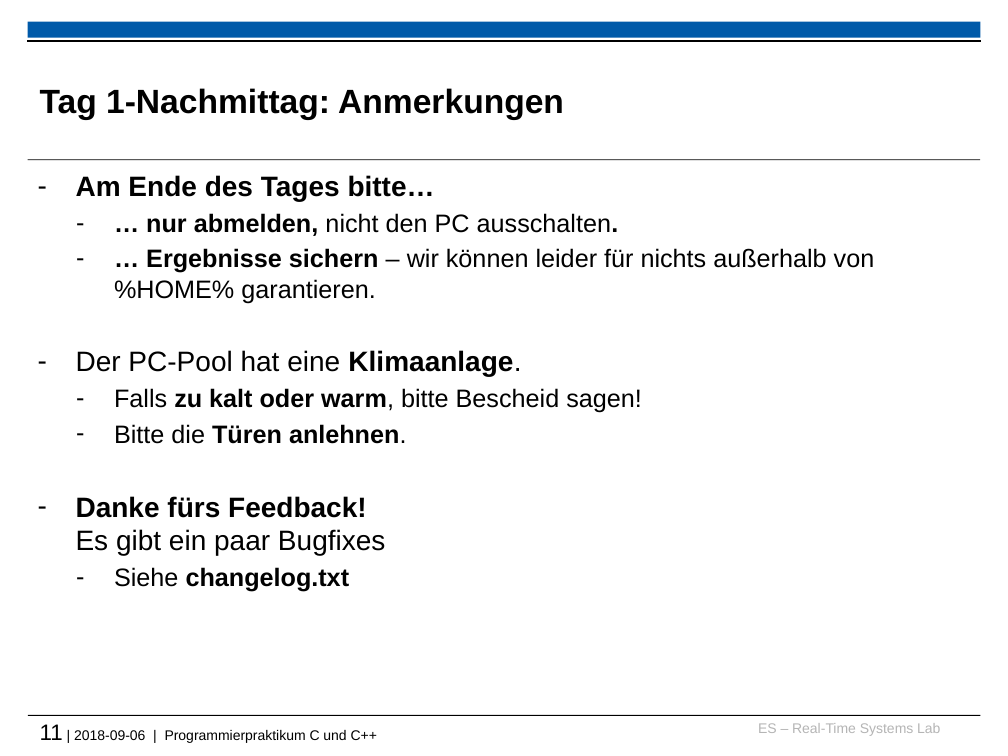
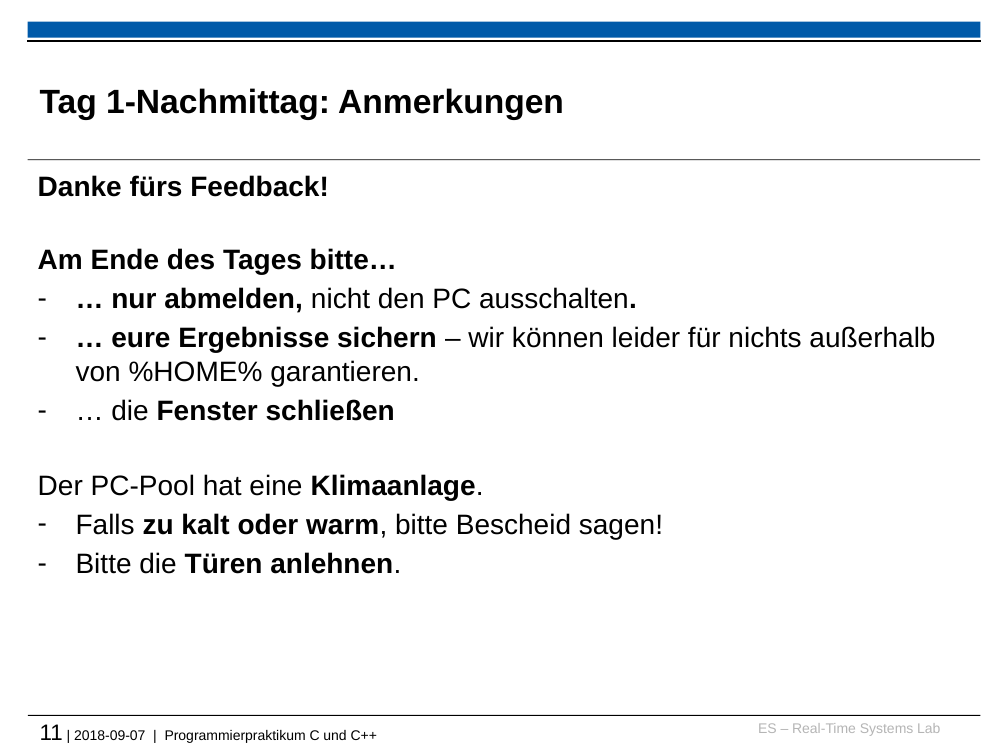
Before and after one commit to Gafielt/tud-cppp, a slide deck: slide 11 of 2018/recap_and_warmup_slides.pptx. Drawn at 1008x756 pixels with LibreOffice and Linux fonts; fonts in the diff are those of the drawing; background and template pictures are left out. Boxes give left, top, right and bottom in pixels: in the first picture for what was removed or moved away, otherwise in the second. Text is boxed around its words. In the diff, an @@ line names an element or a change of style, - is before the commit and + after.

```diff
--- a/2018/recap_and_warmup_slides.pptx
+++ b/2018/recap_and_warmup_slides.pptx
@@ text at (38,175,329,197): paragraph added @@
+Danke fürs Feedback!
@@ text at (38,248,663,574): size 18 to 20 pt in "… nur abmelden, nicht den PC ausschalten.", "Falls zu kalt oder warm, bitte Bescheid ...", "Bitte die Türen anlehnen."; bullet - to none; list level 2 to 1 in "… nur abmelden, nicht den ..."; list level 2 to 1 in "Falls zu kalt oder warm, ..."; list level 2 to 1 in "Bitte die Türen anlehnen." @@
@@ text at (76,326,935,421): text changed; size 18 to 20 pt @@
-  – … Ergebnisse sichern – wir können leider für nichts außerhalb von %HOME% garantieren.
+– … eure Ergebnisse sichern – wir können leider für nichts außerhalb von %HOME% garantieren.
+– … die Fenster schließen
@@ text at (76,496,385,592): paragraphs removed @@
-– Danke fürs Feedback!
-  Es gibt ein paar Bugfixes
-  – Siehe changelog.txt
@@ text at (40,724,377,743): text changed @@
-11 | 2018-09-06 | Programmierpraktikum C und C++
+11 | 2018-09-07 | Programmierpraktikum C und C++
```
Also in this commit, not shown: 3 other files.
